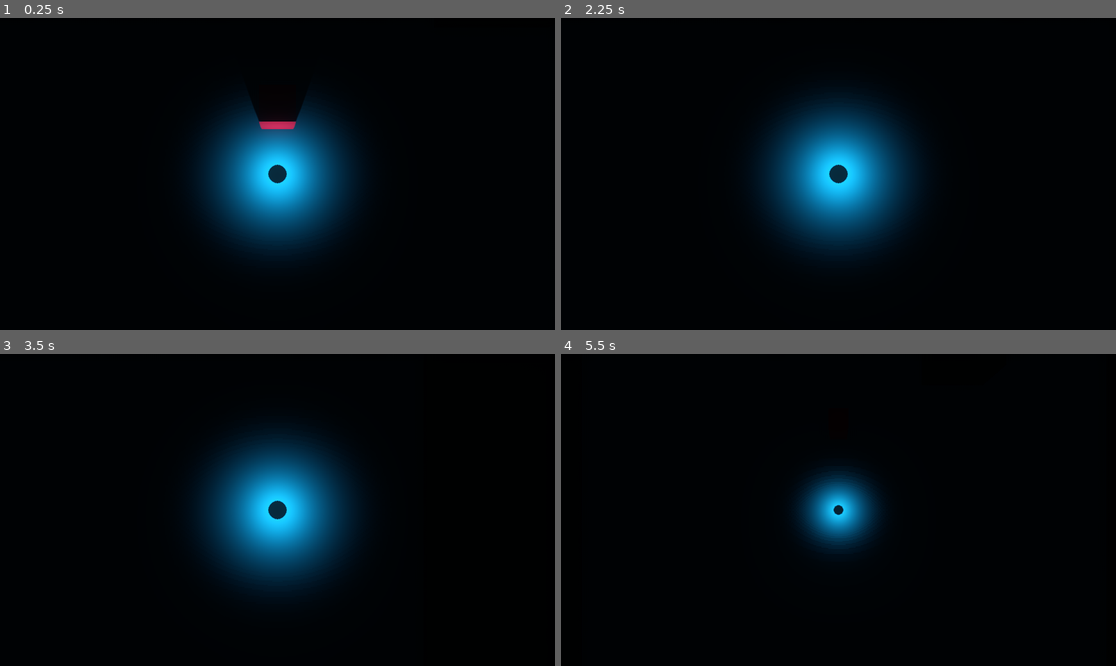
Above: before the commit, frames 1-4 (two rows, left to right).
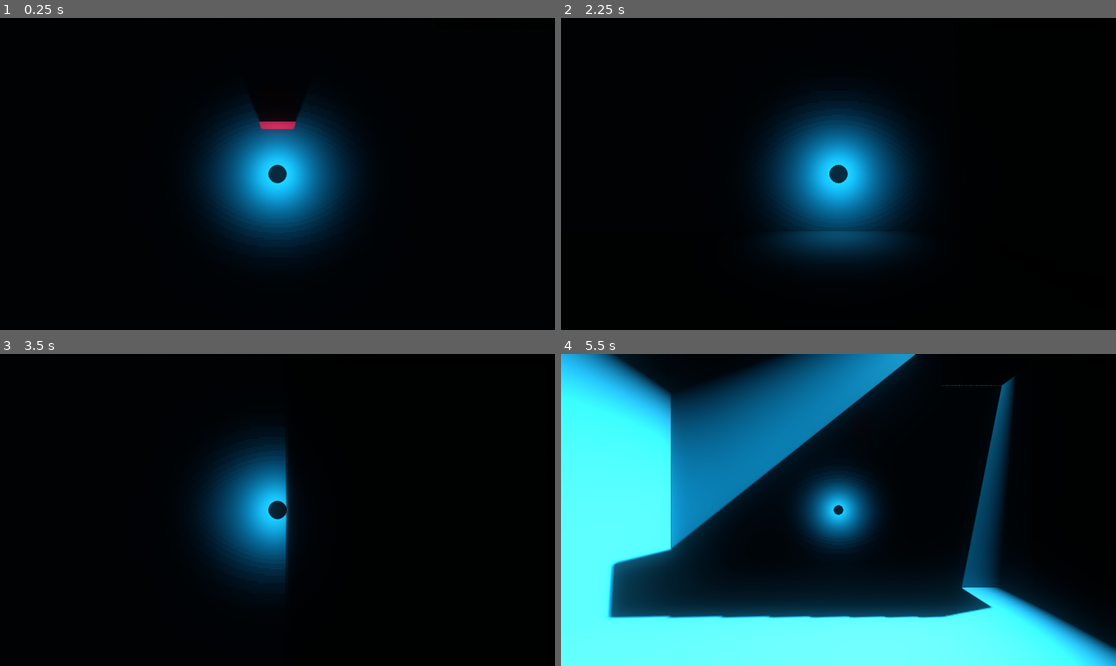
Above: after the commit, the same moments.

Repository: TeaWhyDee/ctssagit
Game: Godot game, scene res://scenes/Main.tscn
The game is run twice, just before and just after one commit, with the same random seed, the same clock (stepped at 60 frames per second) and the same inputs.
Inputs:
- Up to frame 1 (0.25 s): no input
- Up to frame 2 (2.25 s): tap Enter at 0.5 s; hold D (move_right) 0.53-1.28 s; hold S (move_down) 1.28-2.03 s; hold D (move_right) from 2.03 s (still down)
- Up to frame 3 (3.5 s): release D (move_right) at 2.78 s; hold W (move_up) from 2.78 s (still down)
- Up to frame 4 (5.5 s): tap Space at 3.5 s; release W (move_up) at 3.53 s; hold A (move_left) 3.53-5.03 s; tap Enter at 4.25 s; hold S (move_down) from 5.03 s (still down)

The runs differ from the first frame. In frame 2, 0.6% of the frame differs, in the area x 40-60%, y 68-75%; in frame 3, 5.8%; in frame 4, 56%, in the area x 0-100%, y 0-100%.

Commit message:
light tweening :heart_eyes:

Diff:
--- a/project.godot
+++ b/project.godot
@@ -16,6 +16,7 @@
 [autoload]
 
 Global="*res://scripts/global.gd"
+FX="*res://scenes/FX.tscn"
 
 [display]
 
--- a/scenes/Detector.tscn
+++ b/scenes/Detector.tscn
@@ -38,8 +38,7 @@
 
 [node name="Light" type="SpotLight" parent="."]
 transform = Transform( 1, 0, 0, 0, 1, 0, 0, 0, 1, 0, -0.519983, 0 )
-visible = false
-light_energy = 5.0
+light_energy = 0.0
 shadow_enabled = true
 shadow_bias = 0.0
 shadow_reverse_cull_face = true
@@ -51,4 +50,4 @@
 [node name="OmniLight" type="OmniLight" parent="."]
 light_color = Color( 1, 0, 0, 1 )
 light_energy = 2.0
-omni_range = 1.00038
+omni_range = 1.279
--- /dev/null
+++ b/scenes/FX.tscn
@@ -0,0 +1,42 @@
+[gd_scene load_steps=3 format=2]
+
+[sub_resource type="Shader" id=1]
+code = "shader_type canvas_item;
+
+uniform float colors : hint_range(1.0, 16.0);
+uniform float dither : hint_range(0.0, 0.5);
+
+void fragment()
+{
+	vec4 color = texture(SCREEN_TEXTURE, SCREEN_UV);
+
+	float a = floor(mod(SCREEN_UV.x / TEXTURE_PIXEL_SIZE.x, 2.0));
+	float b = floor(mod(SCREEN_UV.y / TEXTURE_PIXEL_SIZE.y, 2.0));
+	float c = mod(a + b, 2.0);
+
+	COLOR.r = (round(color.r * colors + dither) / colors) * c;
+	COLOR.g = (round(color.g * colors + dither) / colors) * c;
+	COLOR.b = (round(color.b * colors + dither) / colors) * c;
+	c = 1.0 - c;
+	COLOR.r += (round(color.r * colors - dither) / colors) * c;
+	COLOR.g += (round(color.g * colors - dither) / colors) * c;
+	COLOR.b += (round(color.b * colors - dither) / colors) * c;
+}"
+
+[sub_resource type="ShaderMaterial" id=2]
+shader = SubResource( 1 )
+shader_param/colors = 16.0
+shader_param/dither = 0.0
+
+[node name="FX" type="CanvasLayer"]
+
+[node name="Control" type="Control" parent="."]
+anchor_right = 1.0
+anchor_bottom = 1.0
+mouse_filter = 2
+
+[node name="ColorRect" type="ColorRect" parent="Control"]
+visible = false
+material = SubResource( 2 )
+anchor_right = 1.0
+anchor_bottom = 1.0
--- a/scenes/Main.tscn
+++ b/scenes/Main.tscn
@@ -47,7 +47,7 @@
 material = SubResource( 3 )
 
 [node name="CSGBox4" type="CSGBox" parent="."]
-transform = Transform( 1, 0, 0, 0, 1, 0, 0, 0, 1, 0, 1, 32 )
+transform = Transform( 1, 0, 0, 0, 1, 0, 0, 0, 1, 0, 1, 15.716 )
 use_collision = true
 width = 65.4871
 height = 78.0507
@@ -55,7 +55,7 @@
 material = SubResource( 2 )
 
 [node name="CSGBox5" type="CSGBox" parent="."]
-transform = Transform( 1, 0, 0, 0, 1, 0, 0, 0, 1, 0, 1, -33.3722 )
+transform = Transform( 1, 0, 0, 0, 1, 0, 0, 0, 1, 0, 1, -25.2591 )
 use_collision = true
 width = 65.4871
 height = 78.0507
@@ -63,7 +63,7 @@
 material = SubResource( 2 )
 
 [node name="CSGBox6" type="CSGBox" parent="."]
-transform = Transform( -4.37114e-08, 0, 1, 0, 1, 0, -1, 0, -4.37114e-08, -31.3769, 1, 0.716797 )
+transform = Transform( -4.37114e-08, 0, 1, 0, 1, 0, -1, 0, -4.37114e-08, -23.1444, 1, 0.716797 )
 use_collision = true
 width = 72.2362
 height = 78.0507
@@ -71,7 +71,7 @@
 material = SubResource( 2 )
 
 [node name="CSGBox7" type="CSGBox" parent="."]
-transform = Transform( -4.37114e-08, 0, 1, 0, 1, 0, -1, 0, -4.37114e-08, 32.6963, 1, 0.716797 )
+transform = Transform( -4.37114e-08, 0, 1, 0, 1, 0, -1, 0, -4.37114e-08, 21.707, 1, 0.716797 )
 use_collision = true
 width = 72.2362
 height = 78.0507
@@ -92,4 +92,4 @@
 transform = Transform( 1, 0, 0, 0, 1, 0, 0, 0, 1, 0, 1, -3.82666 )
 
 [node name="Detector" parent="." instance=ExtResource( 3 )]
-transform = Transform( 1, 0, 0, 0, 1, 0, 0, 0, 1, 30.3796, 0.702869, -31.0638 )
+transform = Transform( 1, 0, 0, 0, 1, 0, 0, 0, 1, 19.8253, 2.01539, -23.2575 )
--- a/scripts/detector.gd
+++ b/scripts/detector.gd
@@ -22,11 +22,13 @@
 	ray3.cast_to = dir_r * dist
 
 func _on_timeout():
-	$Light.show()
+	var tween = create_tween().set_trans(Tween.TRANS_BOUNCE).set_ease(Tween.EASE_IN)
+	tween.tween_property($Light, "light_energy", 5.0, 0.2)
 	yield(get_tree().create_timer(0.5), "timeout")
 	for ray in rays:
 		if ray.is_colliding():
 			if ray.get_collider() is KinematicBody:
 				get_tree().quit()
 				return
-	$Light.hide()
+	tween = create_tween().set_trans(Tween.TRANS_BOUNCE).set_ease(Tween.EASE_OUT)
+	tween.tween_property($Light, "light_energy", 0.0, 0.7)
